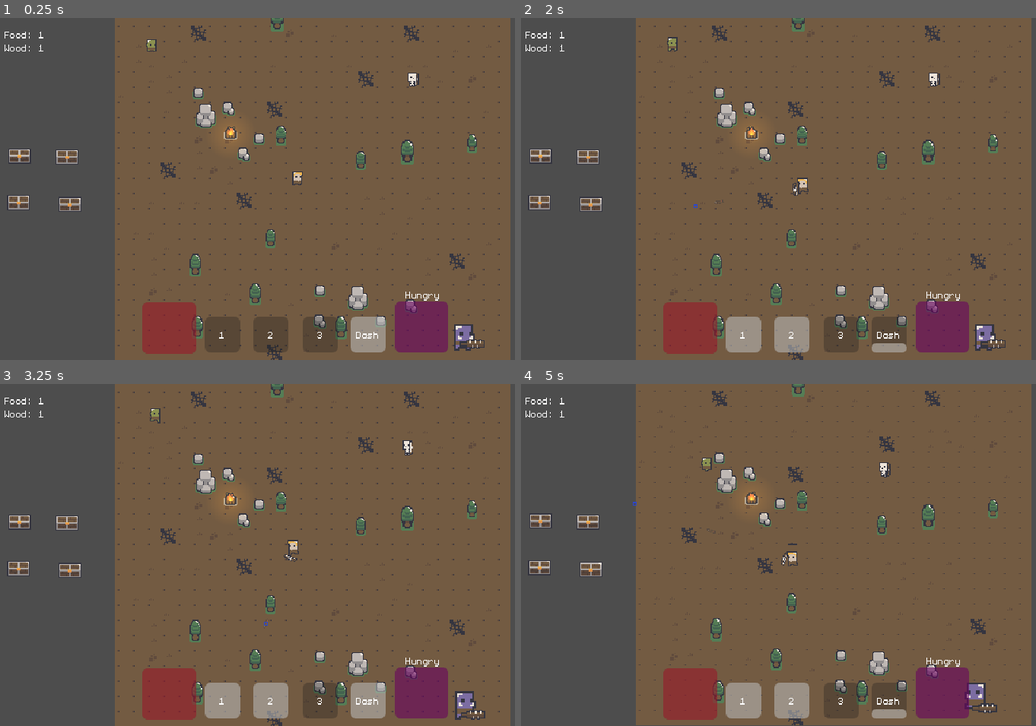
Above: before the commit, frames 1-4 (two rows, left to right).
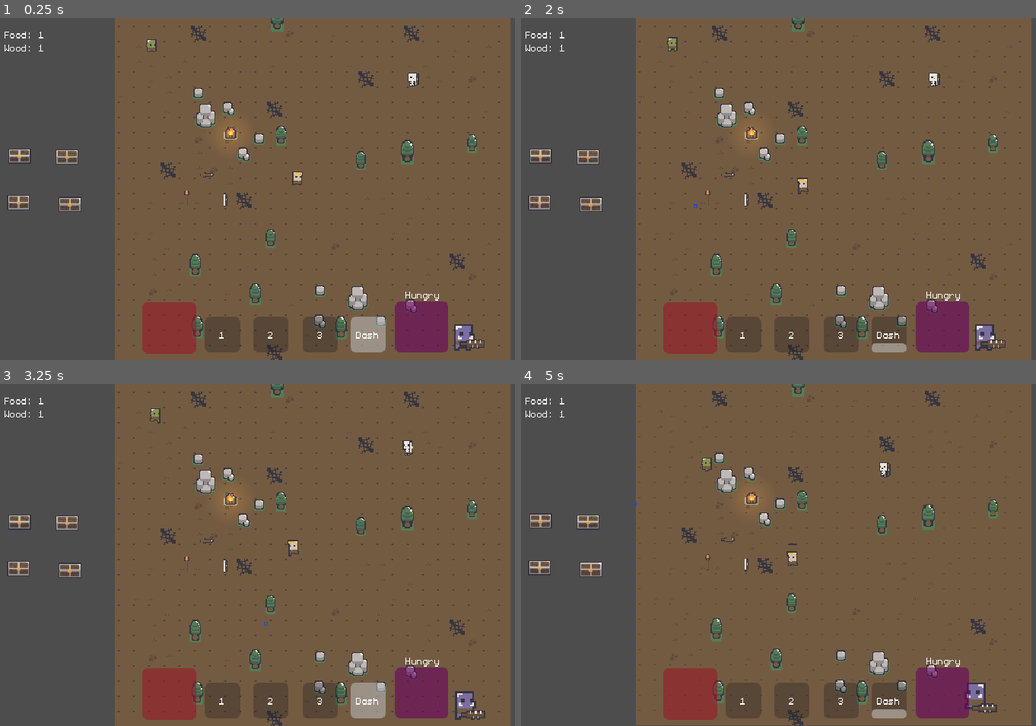
Above: after the commit, the same moments.

Repository: qmarsala/DeliciousDungeon
Game: Godot game, scene res://scenes/debug.tscn
Same seed, same stepped clock (60 frames per second), same inputs: the game is played once before the commit and once after it. This scene is started directly instead of the project's main scene.
Inputs (mouse positions are in pixels of both pictures, inside the frame that each line leads up to):
- Up to frame 1 (0.25 s): no input
- Up to frame 2 (2 s): move the mouse to (948, 171) at 0.52 s; tap Q (ability_one) at 0.6 s; click (948, 171) at 0.67 s; move the mouse to (696, 206) at 1.27 s; right-click (696, 206) at 1.35 s; click (696, 206) at 1.42 s
- Up to frame 3 (3.25 s): move the mouse to (355, 479) at 2.02 s; hold F (interact) 2.03-2.78 s; click (355, 479) at 2.17 s; move the mouse to (267, 623) at 2.77 s; click (267, 623) at 2.85 s
- Up to frame 4 (5 s): move the mouse to (999, 606) at 3.52 s; tap Q (ability_one) at 3.6 s; click (999, 606) at 3.67 s; move the mouse to (634, 503) at 4.27 s; right-click (634, 503) at 4.35 s; click (634, 503) at 4.42 s

The runs differ from the first frame. In frame 1, less than 0.1% of the frame differs, in the area x 35-45%, y 45-56%; in frame 2, 1.5%, in the area x 35-56%, y 45-98%; in frame 3, 1.5%; in frame 4, 1.5%.

Commit message:
clean up

Diff:
--- a/src/scenes/debug.tscn
+++ b/src/scenes/debug.tscn
@@ -21,11 +21,13 @@
 [ext_resource type="Script" path="res://assets/scripts/enemies/enemy.gd" id="16_wi07l"]
 [ext_resource type="PackedScene" uid="uid://d1bxw1ae03fmi" path="res://scenes/components/status_effects_component.tscn" id="20_04imu"]
 [ext_resource type="Script" path="res://assets/scripts/enemies/enemy_states/enemy_idle_state.gd" id="21_5wrof"]
+[ext_resource type="Resource" uid="uid://caxnrd7613eoa" path="res://assets/resources/items/firestaff_levelone.tres" id="21_h7dnt"]
 [ext_resource type="Script" path="res://assets/scripts/states/state_machine.gd" id="21_r03v1"]
 [ext_resource type="PackedScene" uid="uid://ydoamsvkvmjd" path="res://scenes/components/health_component.tscn" id="22_d5fxq"]
 [ext_resource type="Resource" uid="uid://bdi7bnaltuw0l" path="res://assets/resources/items/firestaff_leveltwo.tres" id="22_k8tsf"]
 [ext_resource type="Resource" uid="uid://b4gbq7ksurbo" path="res://assets/resources/items/bow_levelone.tres" id="23_3mj40"]
 [ext_resource type="PackedScene" uid="uid://b8s7nl3sdl2xv" path="res://scenes/items/chest.tscn" id="23_nkwgo"]
+[ext_resource type="Resource" uid="uid://ct3q2kfll6fxs" path="res://assets/resources/items/sword_levelone.tres" id="29_aevxd"]
 
 [sub_resource type="TileSetAtlasSource" id="TileSetAtlasSource_3hphl"]
 texture = ExtResource("1_rxblh")
@@ -339,7 +341,16 @@
 damage_number = ExtResource("3_wyuhu")
 
 [node name="Pickup" parent="." instance=ExtResource("10_tdpce")]
+position = Vector2(-76, 23)
 item = ExtResource("23_3mj40")
+
+[node name="Pickup2" parent="." instance=ExtResource("10_tdpce")]
+position = Vector2(-95, -3)
+item = ExtResource("29_aevxd")
+
+[node name="Pickup3" parent="." instance=ExtResource("10_tdpce")]
+position = Vector2(-116, 21)
+item = ExtResource("21_h7dnt")
 
 [node name="CanvasLayer" type="CanvasLayer" parent="."]
 
--- a/src/scenes/items/sword.tscn
+++ b/src/scenes/items/sword.tscn
@@ -102,7 +102,6 @@
 region_rect = Rect2(2, 72, 8, 24)
 
 [node name="Animations" type="AnimatedSprite2D" parent="."]
-position = Vector2(4.76837e-07, 0)
 rotation = 1.5708
 sprite_frames = SubResource("SpriteFrames_ig5q0")
 animation = &"stab"
--- a/src/scenes/player.tscn
+++ b/src/scenes/player.tscn
@@ -9,7 +9,6 @@
 [ext_resource type="Script" path="res://assets/scripts/components/hand.gd" id="5_x0joh"]
 [ext_resource type="Script" path="res://assets/scripts/player/player_states/player_idle_state.gd" id="5_xp3sm"]
 [ext_resource type="Script" path="res://assets/scripts/player/player_states/player_dash_state.gd" id="6_0evq3"]
-[ext_resource type="Texture2D" uid="uid://mtrdxaktjb6k" path="res://assets/sprites/dungeon/mHeroHand_.png" id="6_g0sh7"]
 [ext_resource type="PackedScene" uid="uid://d1bxw1ae03fmi" path="res://scenes/components/status_effects_component.tscn" id="7_8i15j"]
 [ext_resource type="Script" path="res://assets/scripts/player/player_states/player_move_state.gd" id="7_bwmhs"]
 [ext_resource type="Script" path="res://assets/scripts/states/state_machine.gd" id="8_mgete"]
@@ -251,22 +250,18 @@
 position = Vector2(0, 3)
 shape = SubResource("CapsuleShape2D_kh2an")
 
-[node name="Hitbox" parent="." node_paths=PackedStringArray("health") instance=ExtResource("4_r4pyj")]
+[node name="Hitbox" parent="." node_paths=PackedStringArray("health", "status_effects") instance=ExtResource("4_r4pyj")]
 collision_layer = 32
 collision_mask = 64
 health = NodePath("../HealthComponent")
+status_effects = NodePath("../StatusEffectsComponent")
 
 [node name="CollisionShape2D" type="CollisionShape2D" parent="Hitbox"]
 shape = SubResource("CapsuleShape2D_belmi")
 debug_color = Color(0.917647, 0.0392157, 0.0352941, 0.419608)
 
 [node name="Hand" type="Node2D" parent="."]
-position = Vector2(0, 3)
 script = ExtResource("5_x0joh")
-
-[node name="Sprite2D" type="Sprite2D" parent="Hand"]
-visible = false
-texture = ExtResource("6_g0sh7")
 
 [node name="MoveIndicator" type="Sprite2D" parent="."]
 visible = false
Not shown: 1 places in src/scenes/debug.tscn that only renumber resources
Not shown: 1 places in src/scenes/player.tscn that only renumber resources
